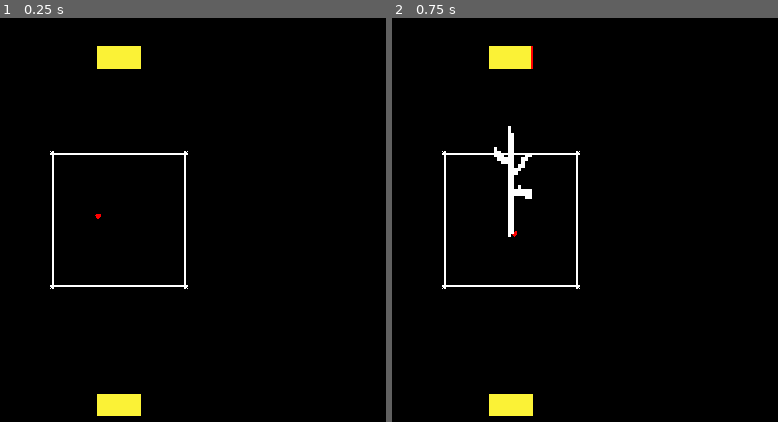
Above: before the commit, frames 1-2 (left to right).
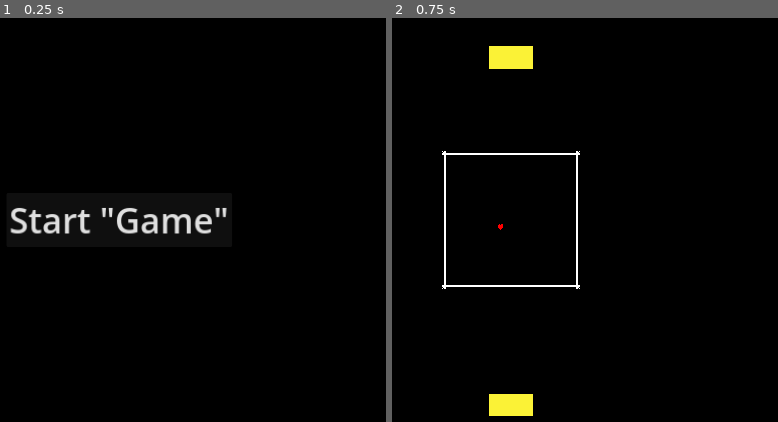
Above: after the commit, the same moments.

Repository: meliyn/be-fighted
Game: Godot game, scene res://src/main.tscn
The game is run twice, just before and just after one commit, with the same random seed, the same clock (stepped at 60 frames per second) and the same inputs. Before the commit the project starts from res://src/game.tscn. Sound files missing from this copy of the repository are replaced by a short silence.
Inputs (mouse positions are in pixels of both pictures, inside the frame that each line leads up to):
- Up to frame 1 (0.25 s): no input
- Up to frame 2 (0.75 s): click (511, 220) at 0.5 s, where only the run after the commit has a clickable "Start 'Game'"

The runs differ from the first frame. In frame 1, 3.6% of the frame differs, in the area x 2-59%, y 6-99%; in frame 2, 0.7%.

Commit message:
Some final adjustment

Diff:
--- a/project.godot
+++ b/project.godot
@@ -10,9 +10,11 @@
 
 [application]
 
-config/name="UNDERTALE"
-run/main_scene="res://src/game.tscn"
+config/name="Be Fighted"
+config/description="The player is the enemy."
+run/main_scene="res://src/main.tscn"
 config/features=PackedStringArray("4.1", "GL Compatibility")
+boot_splash/bg_color=Color(0, 0, 0, 1)
 boot_splash/image="res://assets/heart.png"
 boot_splash/use_filter=false
 config/icon="res://assets/heart.png"
@@ -26,6 +28,10 @@
 window/size/mode=3
 window/stretch/mode="canvas_items"
 window/stretch/aspect="keep_height"
+
+[gui]
+
+theme/custom="res://src/theme.tres"
 
 [input]
 
--- a/src/attack_overlay.tscn
+++ b/src/attack_overlay.tscn
@@ -55,6 +55,6 @@
 
 [node name="AttackOverlay" type="AnimatedSprite2D"]
 texture_filter = 1
-scale = Vector2(5, 5)
+scale = Vector2(10, 10)
 sprite_frames = SubResource("SpriteFrames_5wdnu")
 script = ExtResource("2_k5qrw")
--- a/src/game.gd
+++ b/src/game.gd
@@ -37,9 +37,11 @@
 		if not is_dodging:
 			Global.play_sound(preload("res://assets/atta.wav"))
 			add_child(preload("res://src/attack_overlay.tscn").instantiate())
-			hp -= randi_range(10, 50)
+			hp -= randi_range(30, 50)
+			if hp <= 0:
+				get_tree().change_scene_to_packed(preload("res://src/game_over.tscn"))
 		_attack_elasped = 0
-		_next_attack = randi_range(5, 20)
+		_next_attack = randi_range(5, 10)
 
 
 func _input(event):
--- /dev/null
+++ b/src/game_over.tscn
@@ -0,0 +1,33 @@
+[gd_scene load_steps=3 format=3 uid="uid://m4ec1cqupre2"]
+
+[ext_resource type="AudioStream" uid="uid://y5l7vy4eq0lo" path="res://assets/undertale-determination-by-toby-fox.mp3" id="1_ymld2"]
+[ext_resource type="Script" path="res://src/play_again_button.gd" id="2_de26j"]
+
+[node name="GameOver" type="Control"]
+layout_mode = 3
+anchors_preset = 15
+anchor_right = 1.0
+anchor_bottom = 1.0
+grow_horizontal = 2
+grow_vertical = 2
+
+[node name="AudioStreamPlayer" type="AudioStreamPlayer" parent="."]
+stream = ExtResource("1_ymld2")
+autoplay = true
+
+[node name="PlayAgainButton" type="Button" parent="."]
+layout_mode = 1
+anchors_preset = 6
+anchor_left = 1.0
+anchor_top = 0.5
+anchor_right = 1.0
+anchor_bottom = 0.5
+offset_left = -258.0
+offset_top = -38.5
+offset_bottom = 38.5
+grow_horizontal = 0
+grow_vertical = 2
+text = "Play Again"
+script = ExtResource("2_de26j")
+
+[connection signal="pressed" from="PlayAgainButton" to="PlayAgainButton" method="_clicked"]
--- /dev/null
+++ b/src/main.tscn
@@ -0,0 +1,29 @@
+[gd_scene load_steps=2 format=3 uid="uid://6gjybpi2waxf"]
+
+[ext_resource type="Script" path="res://src/start_button.gd" id="1_1ndt2"]
+
+[node name="Main" type="Control"]
+layout_mode = 3
+anchors_preset = 15
+anchor_right = 1.0
+anchor_bottom = 1.0
+grow_horizontal = 2
+grow_vertical = 2
+
+[node name="StartButton" type="Button" parent="."]
+layout_mode = 1
+anchors_preset = 8
+anchor_left = 0.5
+anchor_top = 0.5
+anchor_right = 0.5
+anchor_bottom = 0.5
+offset_left = -162.5
+offset_top = -38.5
+offset_right = 162.5
+offset_bottom = 38.5
+grow_horizontal = 2
+grow_vertical = 2
+text = "Start \"Game\""
+script = ExtResource("1_1ndt2")
+
+[connection signal="pressed" from="StartButton" to="StartButton" method="_clicked"]
--- /dev/null
+++ b/src/play_again_button.gd
@@ -0,0 +1,5 @@
+extends Button
+
+
+func _clicked():
+	get_tree().change_scene_to_packed(preload("res://src/game.tscn"))
--- a/src/soul/soul.gd
+++ b/src/soul/soul.gd
@@ -11,9 +11,6 @@
 
 
 func _enter_tree():
-	lookup_table = bytes_to_var(FileAccess.get_file_as_bytes("res://ai.save"))
-	if lookup_table == null:
-		lookup_table = {}
 	Global.soul = self
 	hit.connect(_on_hit)
 	motion_mode = CharacterBody2D.MOTION_MODE_FLOATING
@@ -22,8 +19,7 @@
 func _process(delta):
 	invincibility_time -= delta
 	if hp <= 0:
-		OS.alert("Youwin")
-		get_tree().quit()
+		get_tree().change_scene_to_packed(preload("res://src/game_over.tscn"))
 
 
 func _physics_process(_delta):
@@ -49,8 +45,6 @@
 		hp -= damage
 		invincibility_time = 0.5
 		train()
-		var save = FileAccess.open("res://ai.save", FileAccess.WRITE)
-		save.store_buffer(var_to_bytes_with_objects(lookup_table))
 
 
 func train() -> Vector2:
--- /dev/null
+++ b/src/start_button.gd
@@ -0,0 +1,5 @@
+extends Button
+
+
+func _clicked():
+	get_tree().change_scene_to_packed(preload("res://src/game.tscn"))
--- /dev/null
+++ b/src/theme.tres
@@ -0,0 +1,4 @@
+[gd_resource type="Theme" format=3 uid="uid://djb4tn2pxvoqh"]
+
+[resource]
+Button/font_sizes/font_size = 50
Not shown, changed: export_presets.cfg
Not shown, removed: ai.save
Not shown, removed: ai.save.old
